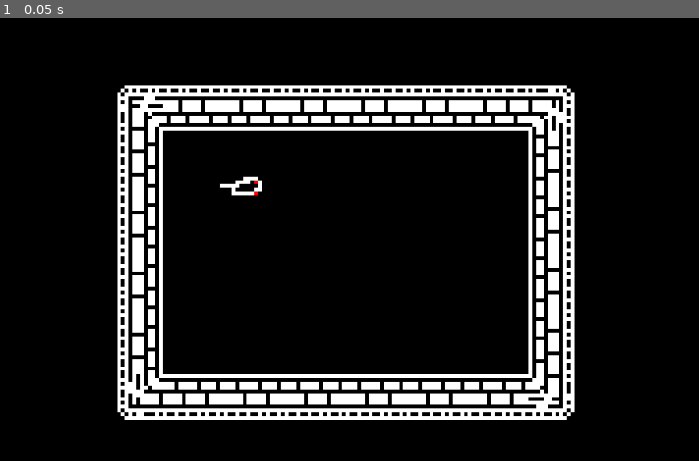
Above: before the commit, frame 1.
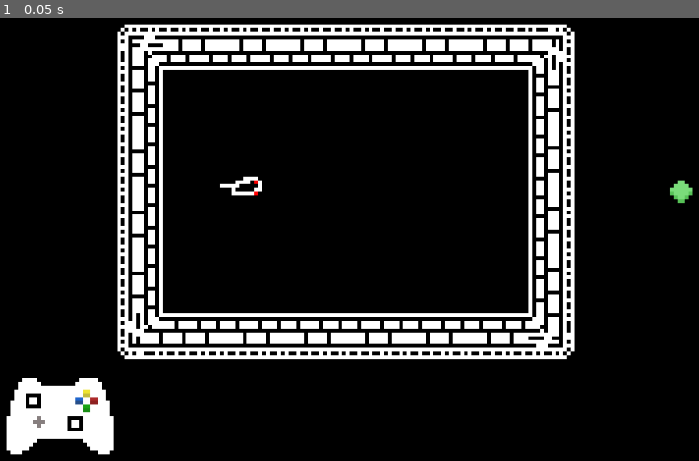
Above: after the commit, the same moment.

Repository: DavidMedin/Ambiguous_Dungeon_Crawler
Game: Godot game, scene res://scenes/game_scene.tscn
The game is run twice, just before and just after one commit, with the same random seed, the same clock (stepped at 60 frames per second) and the same inputs. This scene is started directly instead of the project's main scene.
Inputs:
- Up to frame 1 (0.05 s): no input

The runs differ from the first frame. In frame 1, 21% of the frame differs, in the area x 0-100%, y 1-99%.
Error in both runs: Invalid get index '0' (on base: 'Array'). (res://scripts/player_controller.gd:6)

Commit message:
fixed controller location

Diff:
--- a/scenes/game_scene.tscn
+++ b/scenes/game_scene.tscn
@@ -261,7 +261,7 @@
 tile_set = SubResource( 3 )
 cell_size = Vector2( 16, 16 )
 format = 1
-tile_data = PoolIntArray( 65538, 5, 0, 65539, 7, 0, 65540, 7, 0, 65541, 7, 0, 65542, 7, 0, 65543, 7, 0, 65544, 7, 0, 65545, 6, 0, 131074, 3, 0, 131075, 8, 0, 131076, 8, 0, 131077, 8, 0, 131078, 8, 0, 131079, 8, 0, 131080, 8, 0, 131081, 4, 0, 196610, 3, 0, 196611, 8, 0, 196612, 8, 0, 196613, 8, 0, 196614, 8, 0, 196616, 8, 0, 196617, 4, 0, 262146, 3, 0, 262148, 8, 0, 262149, 8, 0, 262150, 8, 0, 262151, 8, 0, 262152, 8, 0, 262153, 4, 0, 327682, 3, 0, 327683, 8, 0, 327684, 8, 0, 327685, 8, 0, 327686, 8, 0, 327687, 8, 0, 327688, 8, 0, 327689, 4, 0, 393218, 0, 0, 393219, 2, 0, 393220, 2, 0, 393221, 2, 0, 393222, 2, 0, 393223, 2, 0, 393224, 2, 0, 393225, 1, 0, 655376, 8, 0, 851984, 8, 0, 9175 …(84 unchanged characters)…
+tile_data = PoolIntArray( 2, 5, 0, 3, 7, 0, 4, 7, 0, 5, 7, 0, 6, 7, 0, 7, 7, 0, 8, 7, 0, 9, 6, 0, 65538, 3, 0, 65539, 8, 0, 65540, 8, 0, 65541, 8, 0, 65542, 8, 0, 65543, 8, 0, 65544, 8, 0, 65545, 4, 0, 131074, 3, 0, 131075, 8, 0, 131076, 8, 0, 131077, 8, 0, 131078, 8, 0, 131080, 8, 0, 131081, 4, 0, 196610, 3, 0, 196612, 8, 0, 196613, 8, 0, 196614, 8, 0, 196615, 8, 0, 196616, 8, 0, 196617, 4, 0, 262146, 3, 0, 262147, 8, 0, 262148, 8, 0, 262149, 8, 0, 262150, 8, 0, 262151, 8, 0, 262152, 8, 0, 262153, 4, 0, 327682, 0, 0, 327683, 2, 0, 327684, 2, 0, 327685, 2, 0, 327686, 2, 0, 327687, 2, 0, 327688, 2, 0, 327689, 1, 0, 655376, 8, 0, 851984, 8, 0, 9175 …(84 unchanged characters)…
 
 [node name="Rat" type="KinematicBody2D" parent="Camera2D/ViewportContainer/Viewport"]
 position = Vector2( 70, 47 )
@@ -277,12 +277,12 @@
 texture = ExtResource( 8 )
 
 [node name="A_Button_prompt" type="Sprite" parent="."]
-position = Vector2( 246, 242 )
+position = Vector2( 184, 48 )
 texture = ExtResource( 6 )
 script = ExtResource( 13 )
 
 [node name="Controller" type="Sprite" parent="."]
-position = Vector2( 123, 273 )
+position = Vector2( 21, 105 )
 texture = ExtResource( 17 )
 script = ExtResource( 14 )
 
